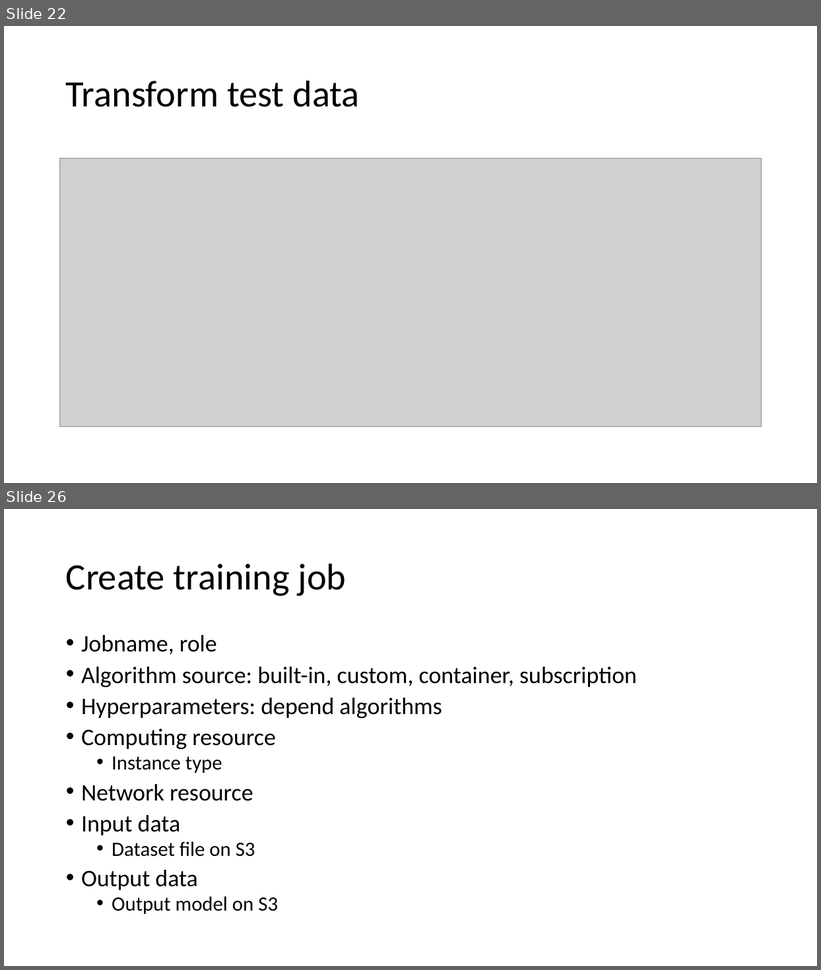
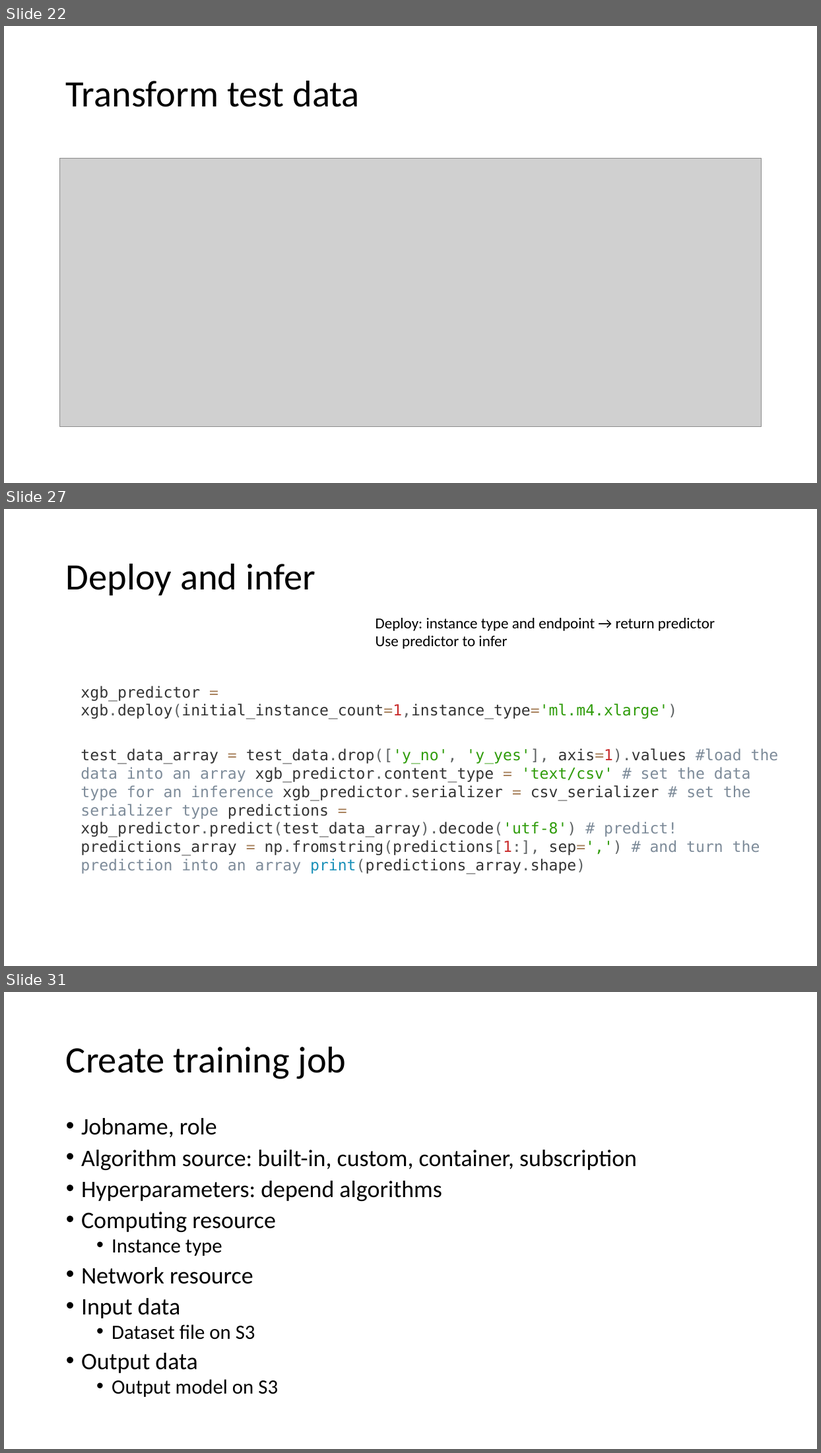
Before and after one commit to xuan0802/iot_slide, a slide deck: IoT analytics.pptx. Shown one above the other, each under a label of ours: slides 22 and 26 before the commit, slides 22, 27 and 31 after it; the slides between them are not shown. The pictures are 821x970 and 821x1453 pixels, drawn with LibreOffice and Linux fonts; fonts in the diff are those of the drawing; grey boxes stand for pictures. Boxes give left, top, right and bottom in pixels: in the first picture for what was removed or moved away, otherwise in the second. Text is boxed around its words. In the diff, an @@ line names an element or a change of style, - is before the commit and + after.

```diff
--- a/IoT analytics.pptx
+++ b/IoT analytics.pptx
@@ slide 27 added at (4,509,817,966), background #FFFFFF @@
@@ title added at (66,563,316,595), 44 pt, text #000000 @@
+Deploy and infer
@@ text added at (376,618,715,649), 18 pt, text #000000 @@
+Deploy: instance type and endpoint → return predictor
+Use predictor to infer
@@ text added at (81,686,677,720), 18 pt, text #333333 @@
+xgb_predictor = xgb.deploy(initial_instance_count=1,instance_type='ml.m4.xlarge')
@@ text added at (81,749,779,875), 18 pt, text #333333 @@
+test_data_array = test_data.drop(['y_no', 'y_yes'], axis=1).values #load the data into an array xgb_predictor.content_type = 'text/csv' # set the data type for an inference xgb_predictor.serializer = csv_serializer # set the serializer type predictions = xgb_predictor.predict(test_data_array).decode('utf-8') # predict! predictions_array = np.fromstring(predictions[1:], sep=',') # and turn the prediction into an array print(predictions_array.shape)
@@ what was slide 26 is now slide 31 @@
```
Also in this commit, not shown: 2 slides changed, 9 other slides added, 2 slides removed.
